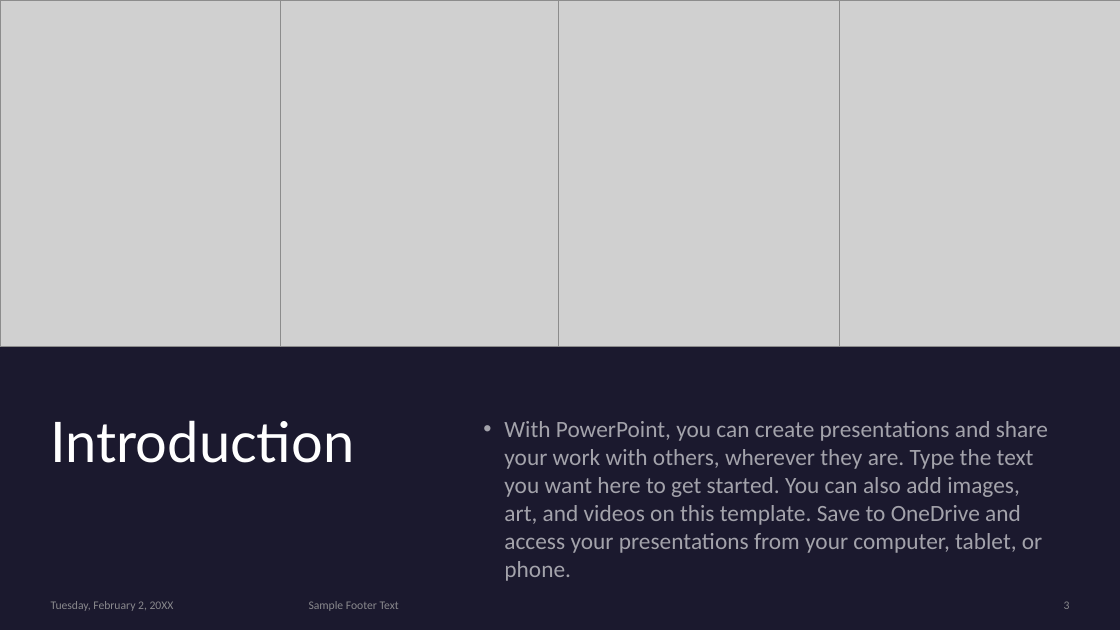
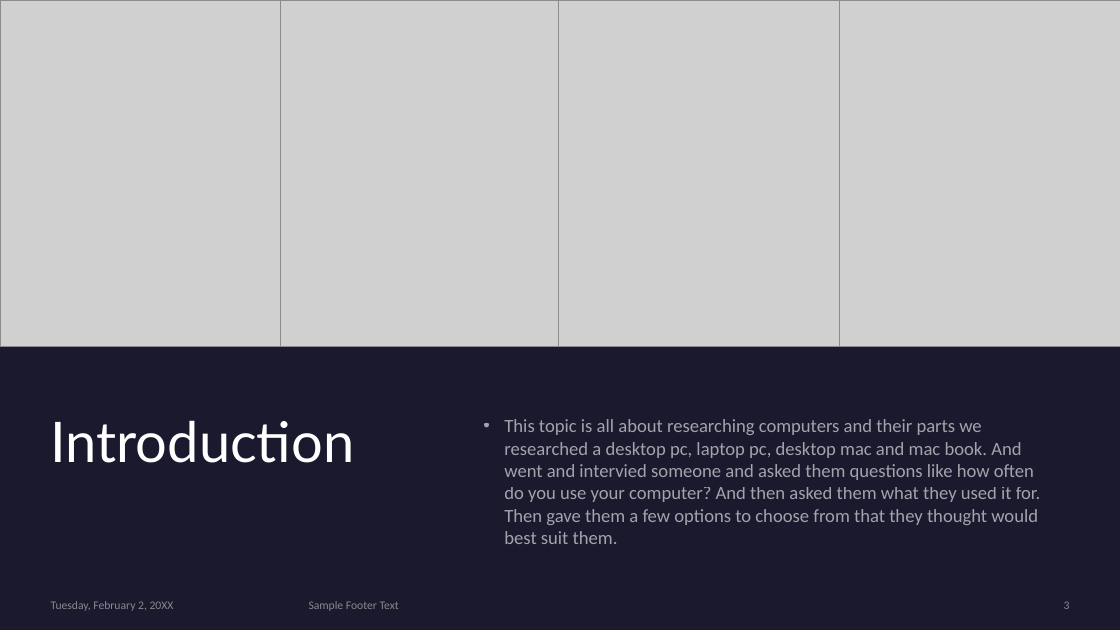
Before and after one commit to Digital-Tech-KKHS/10dtc-computer-hardware-Hannah1728, a slide deck: slide 3 of Presentation Template.pptx. Drawn at 1120x630 pixels with LibreOffice and Linux fonts; fonts in the diff are those of the drawing; grey boxes stand for pictures. Boxes give left, top, right and bottom in pixels: in the first picture for what was removed or moved away, otherwise in the second. Text is boxed around its words. In the diff, an @@ line names an element or a change of style, - is before the commit and + after.

```diff
--- a/Presentation Template.pptx
+++ b/Presentation Template.pptx
@@ text at [504, 419, 1040, 544]: text changed; size 20 to 16 pt @@
-• With PowerPoint, you can create presentations and share your work with others, wherever they are. Type the text you want here to get started. You can also add images, art, and videos on this template. Save to OneDrive and access your presentations from your computer, tablet, or phone.
+• This topic is all about researching computers and their parts we researched a desktop pc, laptop pc, desktop mac and mac book. And went and intervied someone and asked them questions like how often do you use your computer? And then asked them what they used it for. Then gave them a few options to choose from that they thought would best suit them.
```
Also in this commit, not shown: 8 other slides changed.
